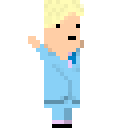
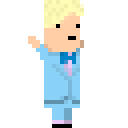
Before/after of a 128×128 layered artwork. What changed in the layer stack:
painted on "Layer 1" over [56, 52, 76, 80]
